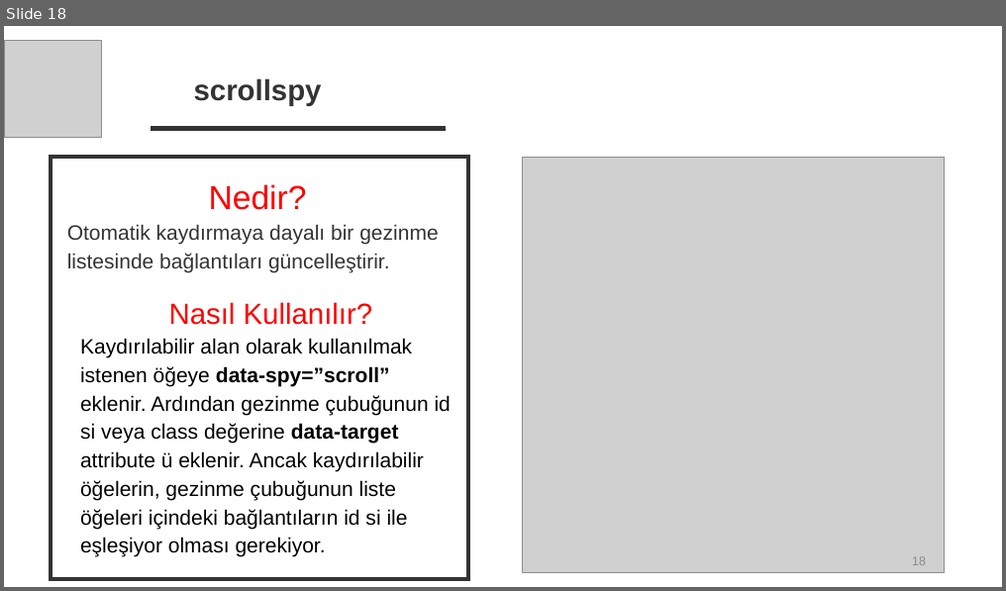
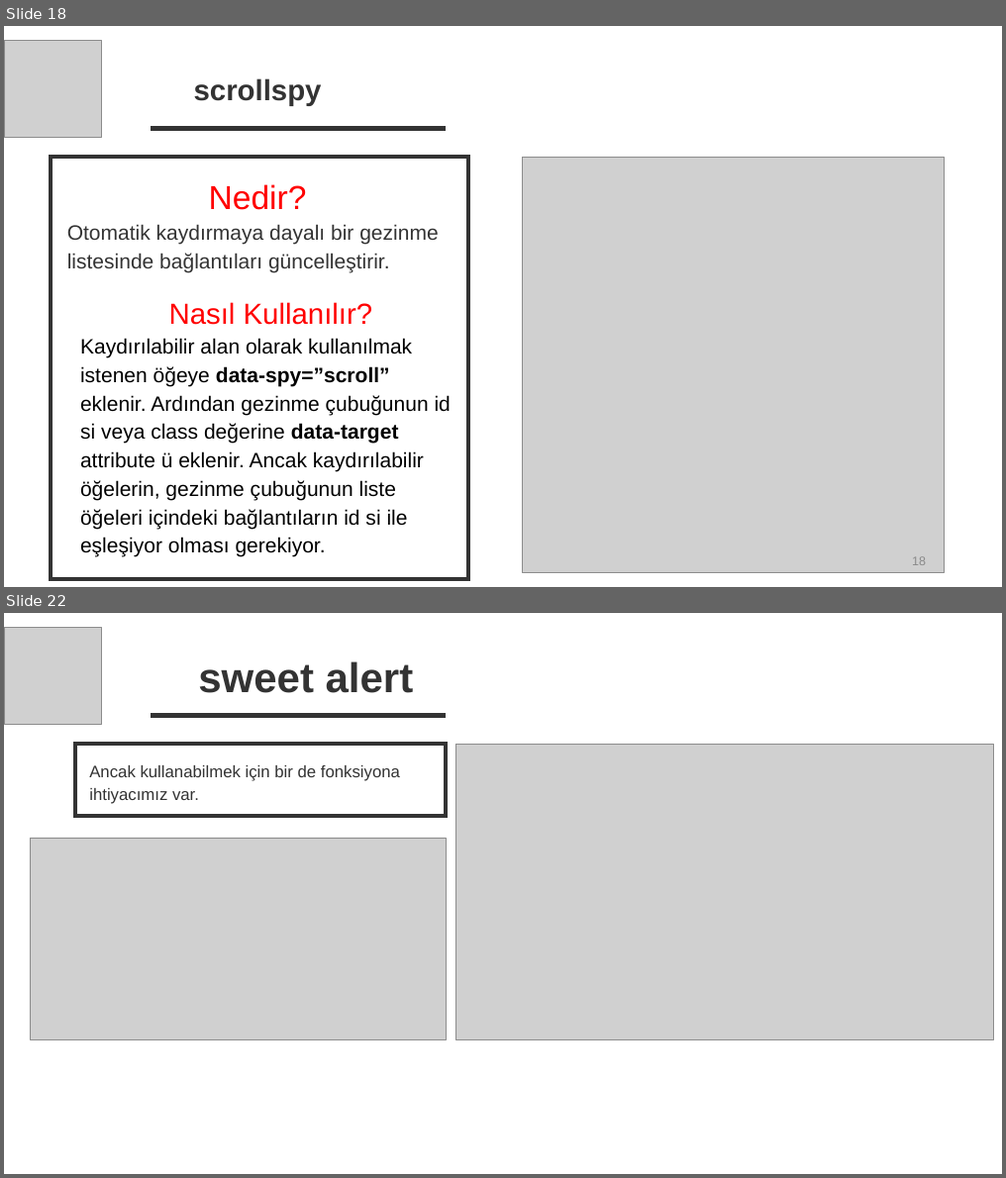
Before and after one commit to TechCareer-FrontEnd-1/tubisad-frontend-wjolnir, a slide deck: Research Homeworks/Research Homeworks.pptx. Shown one above the other, each under a label of ours: slide 18 before the commit, slides 18 and 22 after it; the slides between them are not shown. The pictures are 1006x591 and 1006x1178 pixels, drawn with LibreOffice and Linux fonts; fonts in the diff are those of the drawing; grey boxes stand for pictures. Boxes give left, top, right and bottom in pixels: in the first picture for what was removed or moved away, otherwise in the second. Text is boxed around its words. In the diff, an @@ line names an element or a change of style, - is before the commit and + after.

```diff
--- a/Research Homeworks/Research Homeworks.pptx
+++ b/Research Homeworks/Research Homeworks.pptx
@@ slide 22 added at [4,613,1002,1174], background #FFFFFF @@
@@ picture added at [4,627,101,725] @@
@@ text added at [198,662,414,693], 40 pt, text #333333, bold @@
+sweet alert
@@ line added from (446, 716) to (151, 716), #333333 5 pt @@
@@ rectangle added at [75,744,446,817], outline #333333 4 pt @@
@@ picture added at [456,744,994,1040] @@
@@ text added at [89,765,400,804], 16 pt, text #333333 @@
+Ancak kullanabilmek için bir de fonksiyona ihtiyacımız var.
@@ picture added at [30,838,446,1040] @@
```
Also in this commit, not shown: 5 other slides added.
